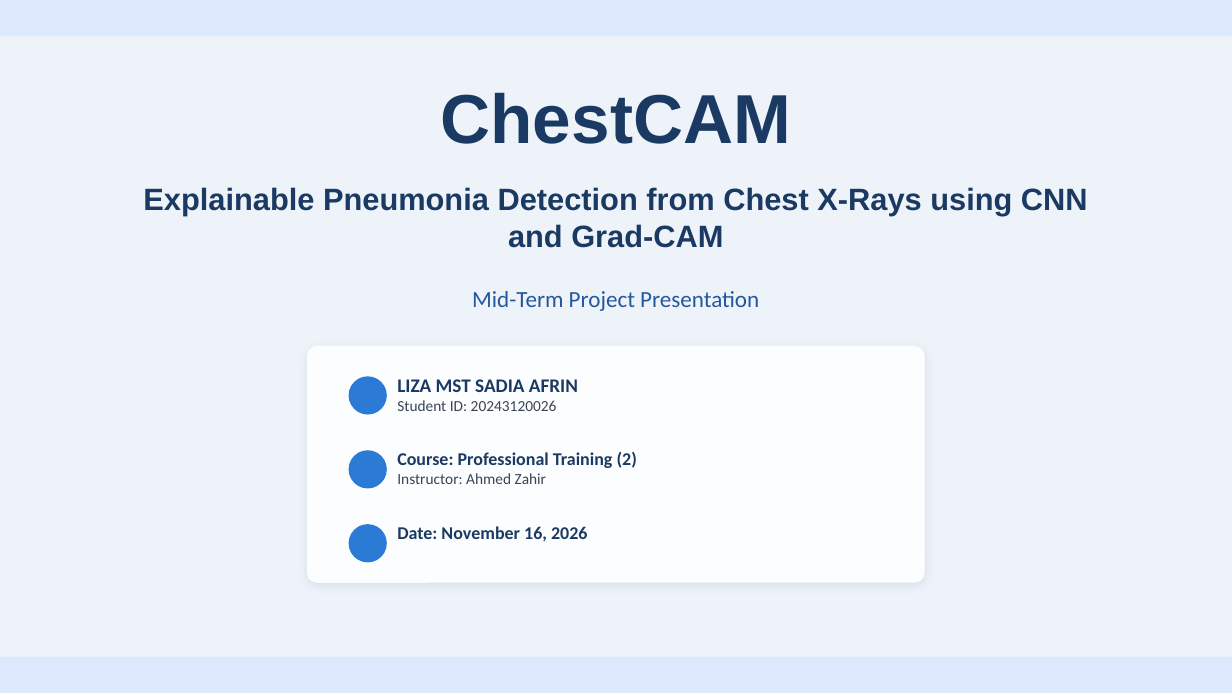
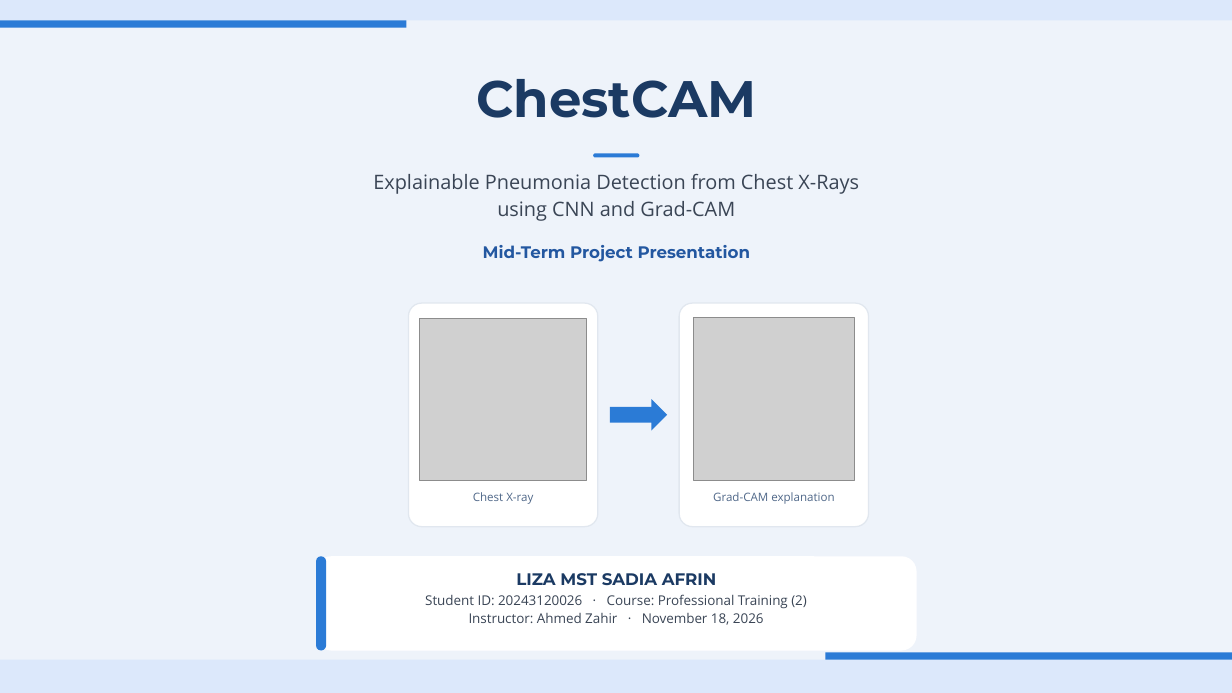
Before and after one commit to ahmadmumnoonynu-eng/PT22026, a slide deck: slide 1 of liz026/ChestCAM_Presentation.pptx. Drawn at 1232x693 pixels with LibreOffice and Linux fonts; fonts in the diff are those of the drawing; grey boxes stand for pictures; background and template pictures are left out. Boxes give left, top, right and bottom in pixels: in the first picture for what was removed or moved away, otherwise in the second. Text is boxed around its words. In the diff, an @@ line names an element or a change of style, - is before the commit and + after.

Commit message:
Update presentation slides

```diff
--- a/liz026/ChestCAM_Presentation.pptx
+++ b/liz026/ChestCAM_Presentation.pptx
@@ rectangle removed at [0, 0, 1232, 36] @@
@@ rectangle added at [0, 0, 1232, 20], fill #DCE8FB @@
@@ rectangle added at [0, 20, 407, 28], fill #2B7BD6 @@
@@ text "ChestCAM": place and size @@
-text "ChestCAM" at [441, 92, 791, 144]
+text "ChestCAM" at [476, 79, 756, 118]
@@ text "ChestCAM" at [476, 79, 756, 118]: size 54 to 40 pt, font Arial to Montserrat; vertical alignment middle to top @@
@@ text "Explainable Pneumonia Detection from Chest ..." at [373, 174, 859, 221]: vertical alignment middle to top @@
@@ text at [373, 174, 859, 221]: text changed; size 24 to 15.5 pt; font Arial to Open Sans; text colour #1B3A63 to #3A4555; bold off @@
-Explainable Pneumonia Detection from Chest X-Rays using CNN and Grad-CAM
+Explainable Pneumonia Detection from Chest X-Rays
+using CNN and Grad-CAM
@@ rounded rectangle added at [593, 153, 640, 157], fill #2B7BD6 @@
@@ text "Mid-Term Project Presentation": place and size @@
-text "Mid-Term Project Presentation" at [472, 291, 759, 311]
+text "Mid-Term Project Presentation" at [483, 245, 751, 262]
@@ text "Mid-Term Project Presentation" at [483, 245, 751, 262]: size 18 to 13 pt, font Calibri to Montserrat, bold on; vertical alignment middle to top @@
@@ rounded rectangle added at [409, 303, 598, 527], fill #FFFFFF, outline #E1E7EF 1 pt @@
@@ picture added at [420, 318, 587, 481] @@
@@ rounded rectangle added at [679, 303, 869, 527], fill #FFFFFF, outline #E1E7EF 1 pt @@
@@ picture added at [694, 318, 855, 481] @@
@@ rounded rectangle removed at [308, 347, 924, 582] @@
@@ ellipse removed at [349, 377, 386, 414] @@
@@ text removed at [397, 379, 578, 411] @@
-LIZA MST SADIA AFRIN
-Student ID: 20243120026
@@ right arrow added at [610, 399, 667, 431], fill #2B7BD6 @@
@@ ellipse removed at [349, 451, 386, 488] @@
@@ text added at [473, 492, 533, 504], 9 pt, text #506889 @@
+Chest X-ray
@@ text added at [713, 492, 834, 504], 9 pt, text #506889 @@
+Grad-CAM explanation
@@ ellipse removed at [349, 525, 386, 562] @@
@@ text removed at [397, 526, 587, 541] @@
-Date: November 16, 2026
@@ rounded rectangle added at [316, 556, 917, 651], fill #FFFFFF @@
@@ rounded rectangle added at [316, 556, 326, 651], fill #2B7BD6 @@
@@ text at [425, 573, 807, 625]: text changed; size 14 to 10.5 pt; font Calibri to Open Sans; text colour #1B3A63 to #3A4555; bold off @@
-Course: Professional Training (2)
-Instructor: Ahmed Zahir
+LIZA MST SADIA AFRIN
+Student ID: 20243120026 · Course: Professional Training (2)
+Instructor: Ahmed Zahir · November 18, 2026
@@ rectangle removed at [0, 657, 1232, 693] @@
@@ rectangle added at [825, 653, 1232, 660], fill #2B7BD6 @@
@@ rectangle added at [0, 660, 1232, 693], fill #DCE8FB @@
```
Also in this commit, not shown: 4 other slides changed, 2 slides added.
